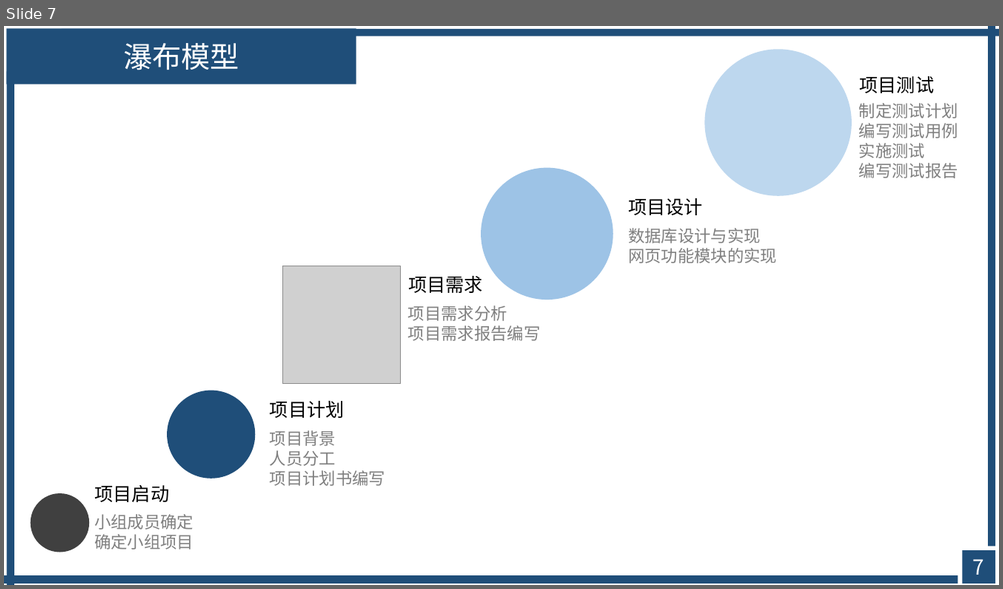
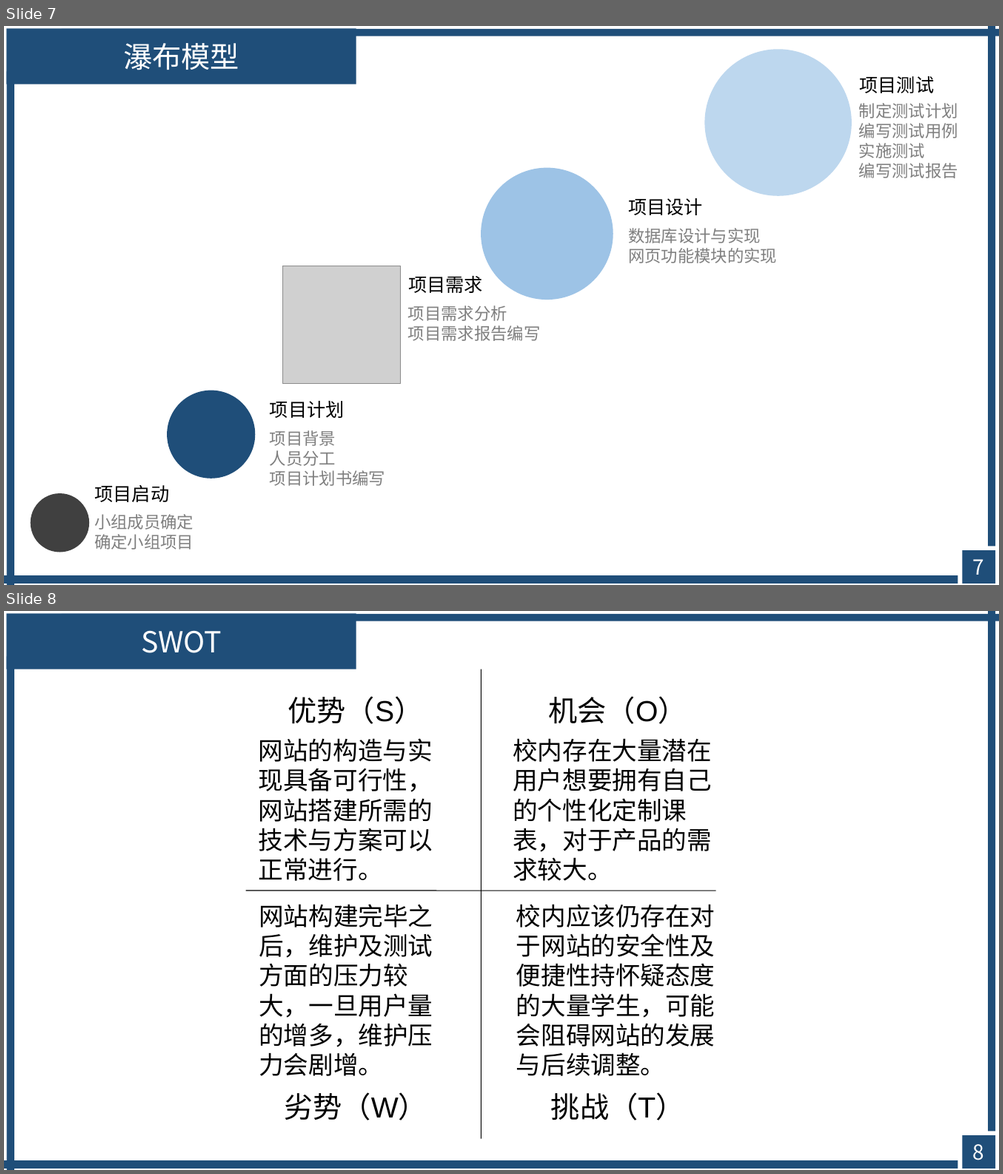
Before and after one commit to avgstuBoboge/SE2020-document, a slide deck: ppt/SE2020-G16-项目计划.ppt. Shown one above the other, each under a label of ours: slide 7 before the commit, slides 7 and 8 after it. The pictures are 1003x589 and 1003x1174 pixels, drawn with LibreOffice and Linux fonts; fonts in the diff are those of the drawing; grey boxes stand for pictures. Boxes give left, top, right and bottom in pixels: in the first picture for what was removed or moved away, otherwise in the second. Text is boxed around its words. In the diff, an @@ line names an element or a change of style, - is before the commit and + after.

```diff
--- a/ppt/SE2020-G16-项目计划.ppt
+++ b/ppt/SE2020-G16-项目计划.ppt
@@ slide 8 added at bbox=[4, 611, 999, 1170], background #FFFFFF @@
@@ rectangle added at bbox=[6, 613, 356, 669], fill #1F4E79, 28 pt, text #FFFFFF @@
+SWOT
@@ rectangle added at bbox=[62, 614, 998, 621], fill #1F4E79 @@
@@ rectangle added at bbox=[987, 611, 995, 1131], fill #1F4E79 @@
@@ rectangle added at bbox=[7, 656, 14, 1170], fill #1F4E79 @@
@@ line added from (481, 669) to (481, 1139), #000000 0.74 pt @@
@@ text added at bbox=[288, 696, 424, 724], 28 pt, text #000000 @@
+优势（S）
@@ text added at bbox=[549, 696, 687, 724], 28 pt, text #000000 @@
+机会（O）
@@ text added at bbox=[259, 738, 432, 881], 24 pt, text #000000 @@
+网站的构造与实现具备可行性，网站搭建所需的技术与方案可以正常进行。
@@ text added at bbox=[512, 738, 711, 881], 24 pt, text #000000 @@
+校内存在大量潜在用户想要拥有自己的个性化定制课表，对于产品的需求较大。
@@ line added from (245, 891) to (715, 891), #000000 0.74 pt @@
@@ text added at bbox=[259, 904, 432, 1076], 24 pt, text #000000 @@
+网站构建完毕之后，维护及测试方面的压力较大，一旦用户量的增多，维护压力会剧增。
@@ text added at bbox=[516, 904, 715, 1076], 24 pt, text #000000 @@
+校内应该仍存在对于网站的安全性及便捷性持怀疑态度的大量学生，可能会阻碍网站的发展与后续调整。
@@ text added at bbox=[284, 1093, 427, 1121], 28 pt, text #000000 @@
+劣势（W）
@@ text added at bbox=[551, 1093, 685, 1121], 28 pt, text #000000 @@
+挑战（T）
@@ rectangle added at bbox=[962, 1135, 994, 1168], fill #1F4E79 @@
@@ rectangle added at bbox=[4, 1161, 957, 1169], fill #1F4E79 @@
@@ page number added at bbox=[973, 1145, 984, 1161], 20 pt, text #FFFFFF @@
+8
```
Also in this commit, not shown: 5 slides changed, 1 other slide added, 1 other file.
